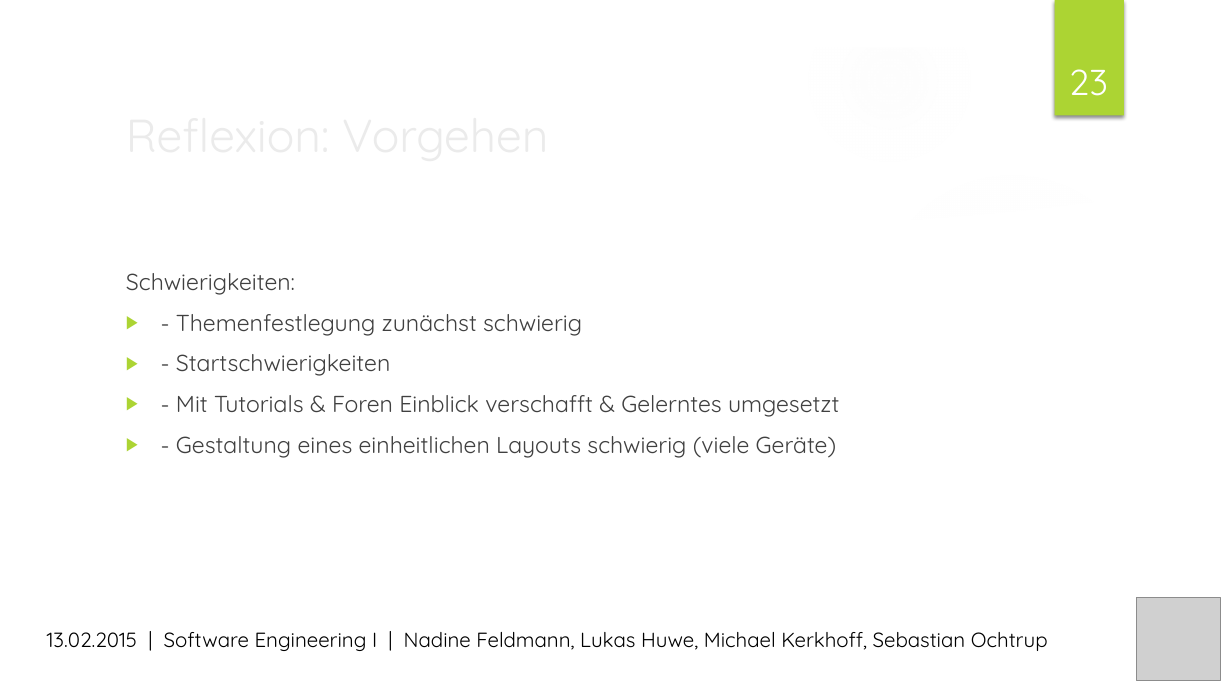
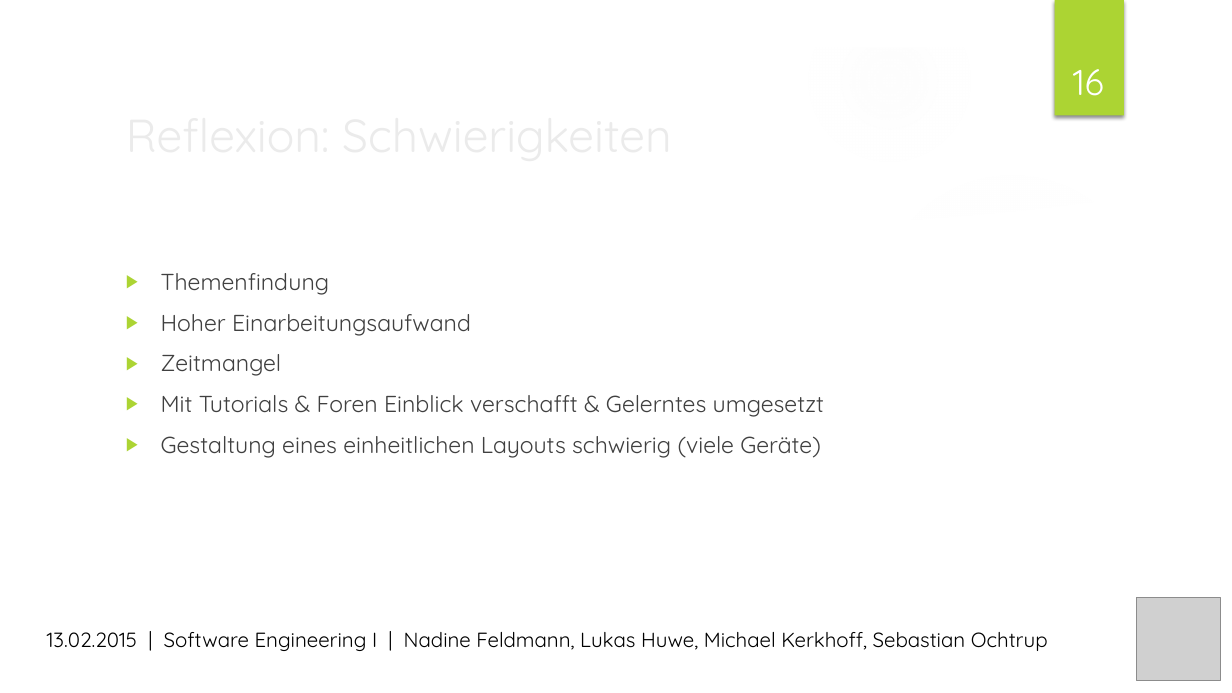
Before and after one commit to MrXXX92/pwsafe, a slide deck: slide 16 of Dokumentation/PWSafe Präsentation.pptx (slide 23 before the commit). Drawn at 1232x693 pixels with LibreOffice and Linux fonts; fonts in the diff are those of the drawing; grey boxes stand for pictures; background and template pictures are left out. Boxes give left, top, right and bottom in pixels: in the first picture for what was removed or moved away, otherwise in the second. Text is boxed around its words. In the diff, an @@ line names an element or a change of style, - is before the commit and + after.

```diff
--- a/Dokumentation/PWSafe Präsentation.pptx
+++ b/Dokumentation/PWSafe Präsentation.pptx
@@ page number at box(1073, 69, 1104, 96): text changed @@
-23
+16
@@ title at box(116, 98, 1002, 169): text changed @@
-Reflexion: Vorgehen
+Reflexion: Schwierigkeiten
@@ text at box(161, 273, 824, 458): text changed @@
-Schwierigkeiten:
-▶ - Themenfestlegung zunächst schwierig
-▶ - Startschwierigkeiten
-▶ - Mit Tutorials & Foren Einblick verschafft & Gelerntes umgesetzt
-▶ - Gestaltung eines einheitlichen Layouts schwierig (viele Geräte)
+▶ Themenfindung
+▶ Hoher Einarbeitungsaufwand
+▶ Zeitmangel
+▶ Mit Tutorials & Foren Einblick verschafft & Gelerntes umgesetzt
+▶ Gestaltung eines einheitlichen Layouts schwierig (viele Geräte)
```
Also in this commit, not shown: 12 other slides changed, 7 slides removed.
